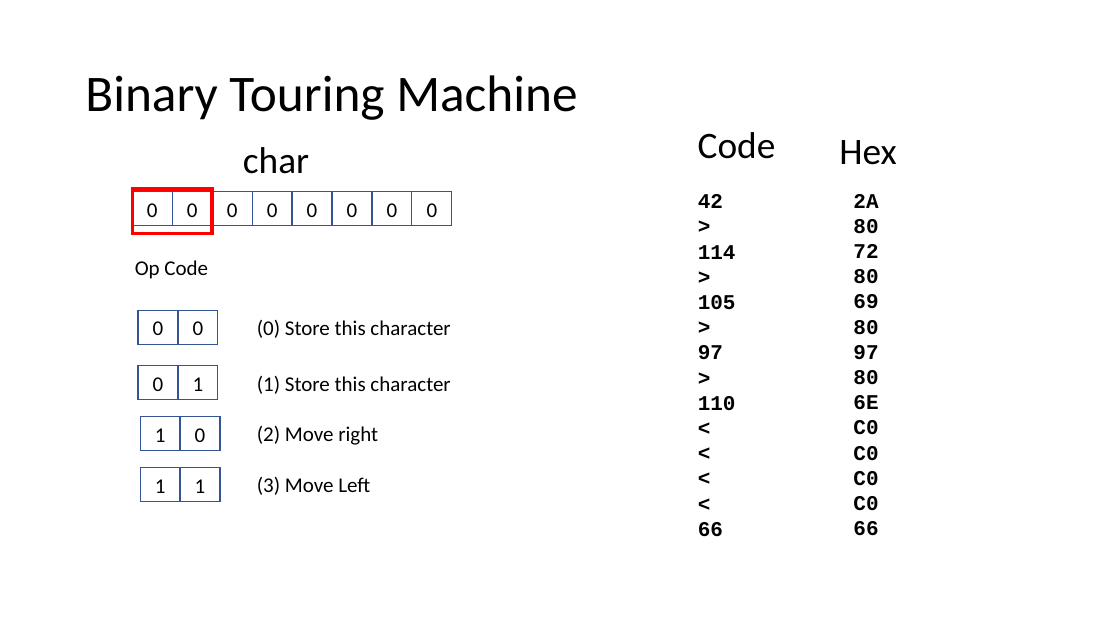
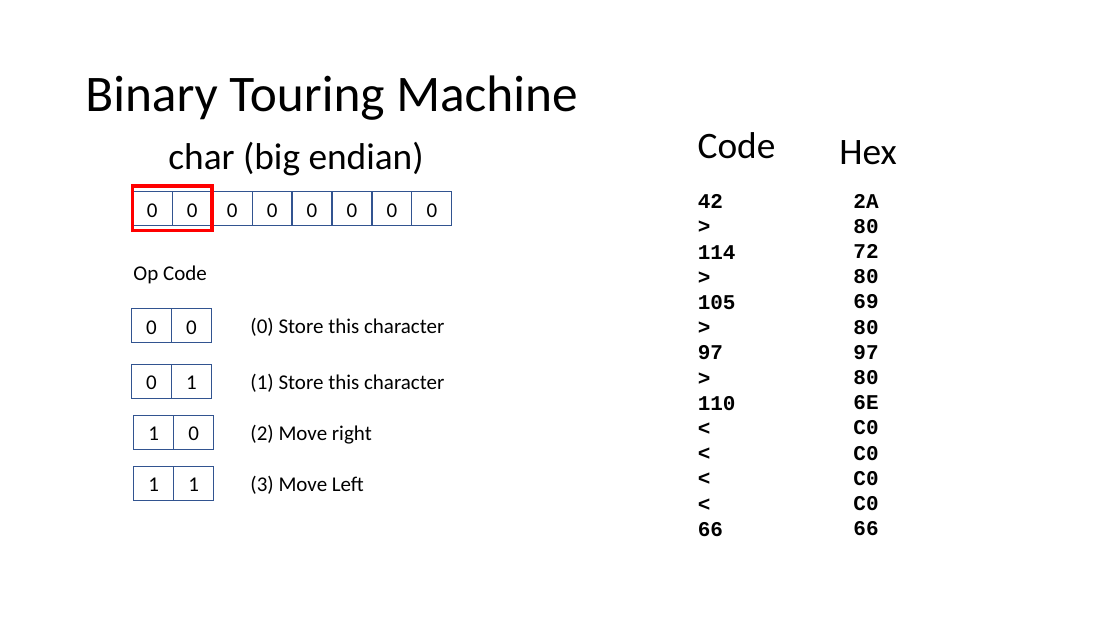
Before and after one commit to csev/cc4e, a slide deck: slide 45 of lectures/old/KR-6-Max.pptx. Drawn at 1120x630 pixels with LibreOffice and Linux fonts; fonts in the diff are those of the drawing. Boxes give left, top, right and bottom in pixels: in the first picture for what was removed or moved away, otherwise in the second. Text is boxed around its words. In the diff, an @@ line names an element or a change of style, - is before the commit and + after.

```diff
--- a/lectures/old/KR-6-Max.pptx
+++ b/lectures/old/KR-6-Max.pptx
@@ text at bbox=[168, 142, 424, 176]: text changed @@
-char
+char (big endian)
@@ text "Op Code": place and size @@
-text "Op Code" at bbox=[135, 260, 208, 279]
+text "Op Code" at bbox=[133, 265, 207, 284]
@@ 8 rectangles, 4 texts: place and size @@
-8 rectangles, 4 texts at bbox=[138, 310, 450, 502]
+8 rectangles, 4 texts at bbox=[132, 309, 444, 500]
```
Also in this commit, not shown: 1 other slide changed, 1 other file.
